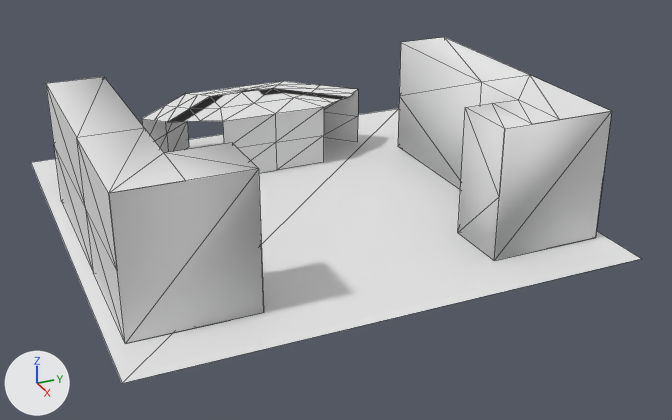
The OBJ model Scenes/VR_Office/SofaScene/mesh/Box.obj, before and after one commit.
The view is the same before and after, from a 50 mm camera at (25.7, -10.3, 7.4) aimed at (1.2, 0.7, -4.8). Arrows for +X, +Y and +Z are at lower left; the lights stay in place. Mesh edges are drawn as thin lines. Where no turn or scale is listed for an object, it has been applied to the vertices.

Script lines for the objects in view, before the commit:
```python
me_cube_001_cube_004 = bpy.data.meshes.new('cube.001_cube.004')
me_cube_001_cube_004.from_pydata(...)  # 48 vertices, 64 faces, 2 loose edges; spans x -6.62..-3.1, y -3.99..4.15, z -4.98..-2.89
me_cube_001_cube_004.materials.append(mat_none)  # white #e7e7e7
me_cube_003 = bpy.data.meshes.new('cube.003')
me_cube_003.from_pydata(...)  # 52 vertices, 82 faces, 4 loose edges; spans x -3.49..5.88, y -7.06..7.15, z -5.0..-1.0
me_cube_003.materials.append(mat_none)  # white #e7e7e7
me_floor_plane = bpy.data.meshes.new('Floor_Plane')
me_floor_plane.from_pydata([(-7.5, -7.5, -5.0), (7.5, -7.5, -5.0), (-7.5, 7.5, -5.0), (7.5, 7.5, -5.0)], [], [(0, 1, 2), (1, 3, 2)])
me_floor_plane.materials.append(mat_none)  # white #e7e7e7
ob_cube_001_cube_004 = bpy.data.objects.new('cube.001_cube.004', me_cube_001_cube_004)
ob_cube_001_cube_004.location = (0.0, 0.0, 0.0)
ob_cube_003 = bpy.data.objects.new('cube.003', me_cube_003)
ob_cube_003.location = (0.0, 0.0, 0.0)
ob_floor_plane = bpy.data.objects.new('Floor_Plane', me_floor_plane)
ob_floor_plane.location = (0.0, 0.0, 0.0)
```
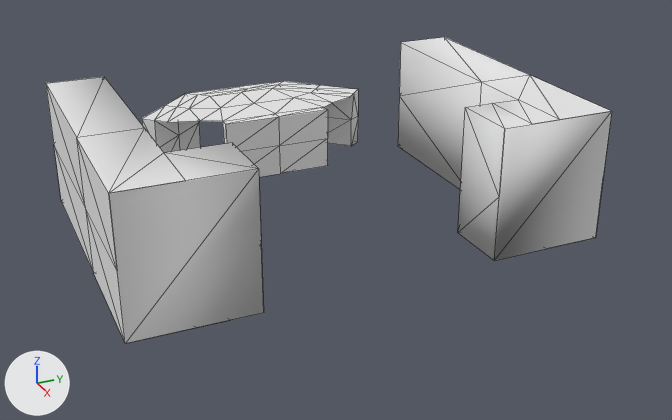
Changed parts and their boxes (x1, y1, x2, y2) in the pictures (672 x 420 px):
'Floor_Plane', deleted: before (31, 109, 641, 383)
'cube.001_cube.004', reshaped: before (142, 81, 358, 173); after (142, 81, 358, 177)
part 1 of me_cube_001_cube_004, built on: after (142, 90, 358, 177)

The change, as a list of edits to the scene's bpy script:
```text
Change me_cube_001_cube_004:
    used by ob_cube_001_cube_004; location = (0.0, 0.0, 0.0)
    remove me_cube_001_cube_004.from_pydata(...)  # 48 vertices, 64 faces, 2 loose edges; spans x -6.62..-3.1, y -3.99..4.15, z -4.98..-2.89
    add me_cube_001_cube_004.from_pydata(...)  # 68 vertices, 128 faces; spans x -6.62..-2.75, y -3.99..4.15, z -4.98..-2.89
    me_cube_001_cube_004 part 1
    1 vertex is removed from x -4.51, y 0.35, z -2.89
    16 faces are deleted
    2 loose edges are deleted
    8 vertices are added at x -6.35..-2.75, y -2.58..3.73, z -4.98..-3.93
    8 new vertices lie (0.35, 0.0, 0.0) away from vertices in x -3.1, y -1.56..2.14, z -4.98..-2.89
    5 new vertices lie (0.35, 0.34, 0.0) away from vertices in x -6.62..-4.47, y -3.99..-1.84, z -4.98..-3.93
    80 new faces join them
Remove ob_floor_plane:
    ob_floor_plane = bpy.data.objects.new('Floor_Plane', me_floor_plane)
    ob_floor_plane.location = (0.0, 0.0, 0.0)
```
